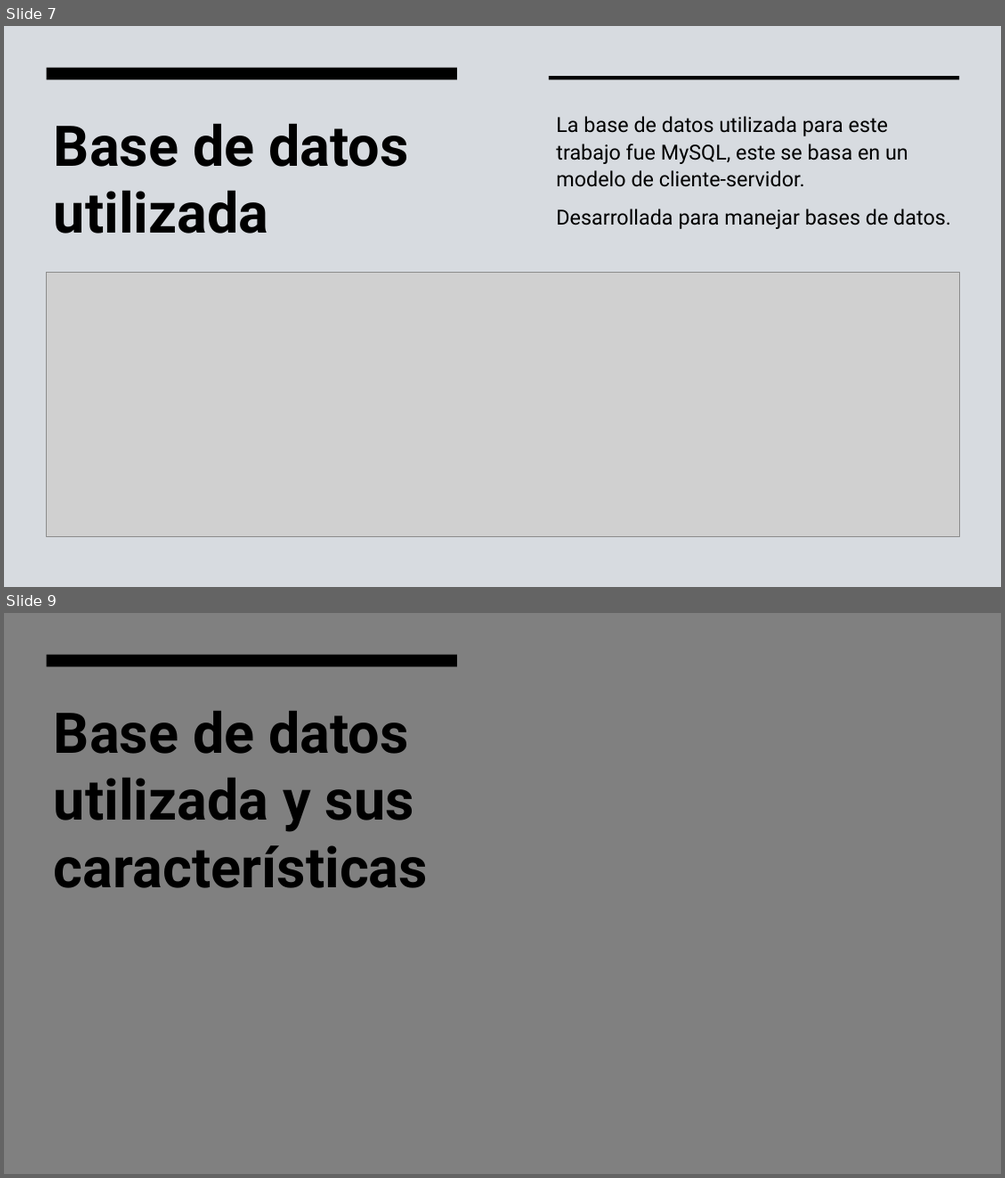
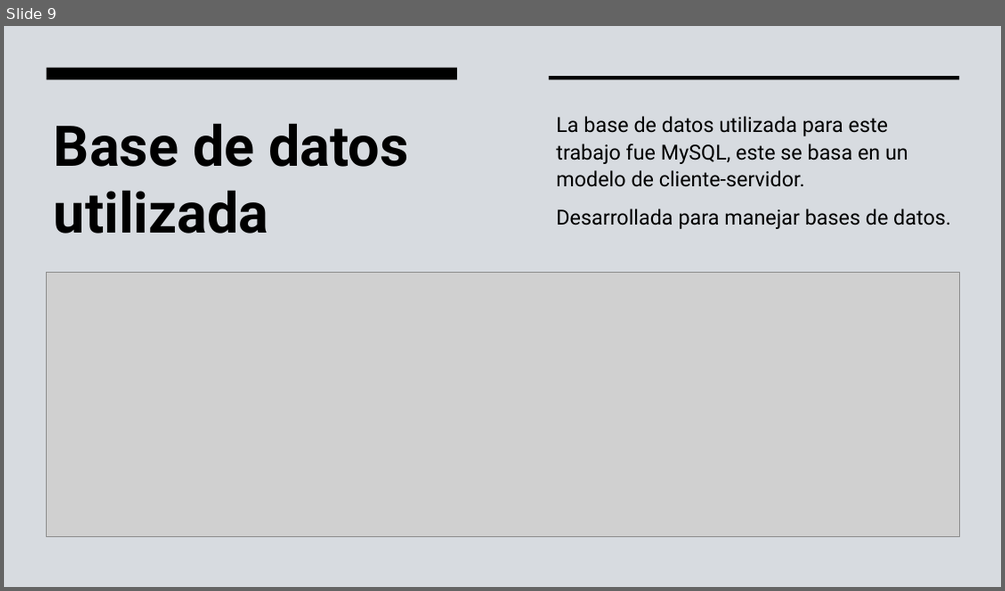
Before and after one commit to rbastronomy/taller1flp, a slide deck: PptFundamentos.pptx. Shown one above the other, each under a label of ours: slides 7 and 9 before the commit, slide 9 after it; the slides between them are not shown. The pictures are 1005x1178 and 1005x591 pixels, drawn with LibreOffice and Linux fonts; fonts in the diff are those of the drawing; grey boxes stand for pictures. Boxes give left, top, right and bottom in pixels: in the first picture for what was removed or moved away, otherwise in the second. Text is boxed around its words. In the diff, an @@ line names an element or a change of style, - is before the commit and + after.

```diff
--- a/PptFundamentos.pptx
+++ b/PptFundamentos.pptx
@@ slide 9 removed at (4,613,1001,1174), background #808080 @@
@@ rectangle removed at (47,655,457,666) @@
@@ title removed at (54,711,428,888) @@
-Base de datos utilizada y sus características
@@ what was slide 7 is now slide 9 @@
```
Also in this commit, not shown: 5 slides added, 3 other slides removed, 1 other file.
